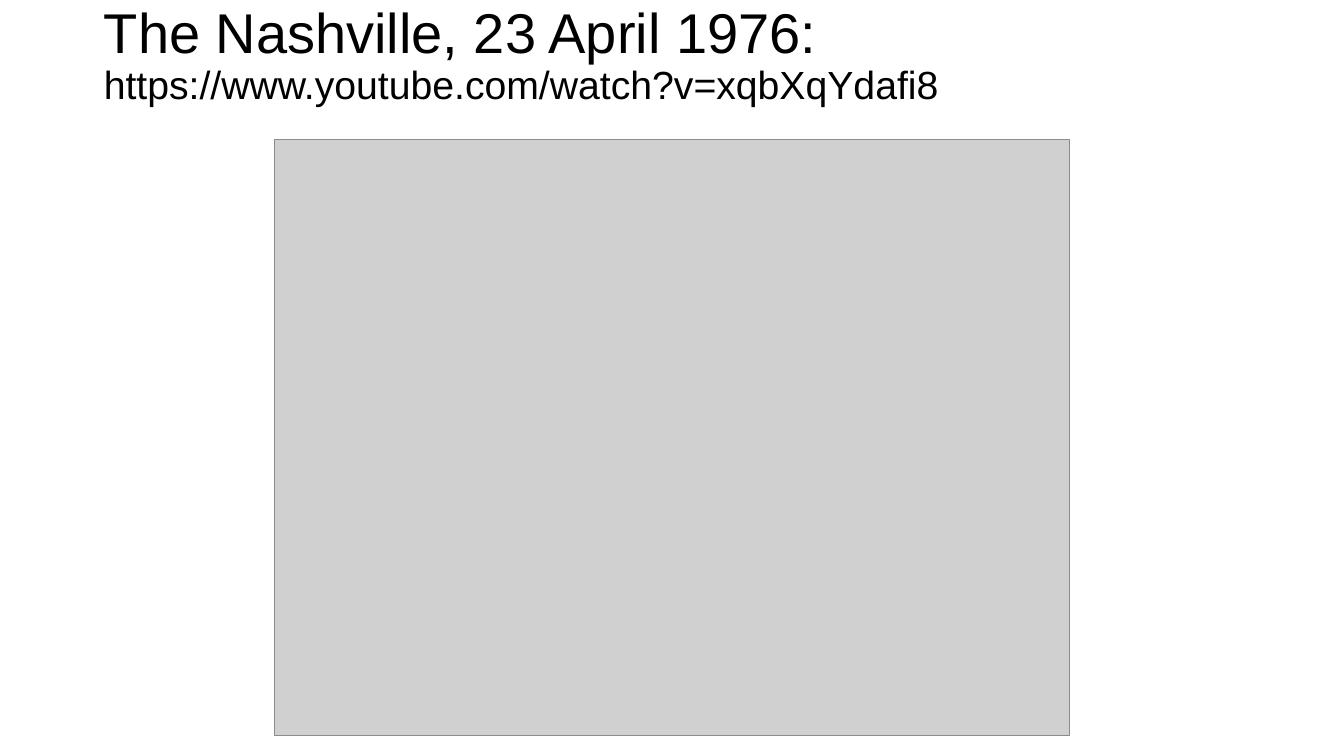
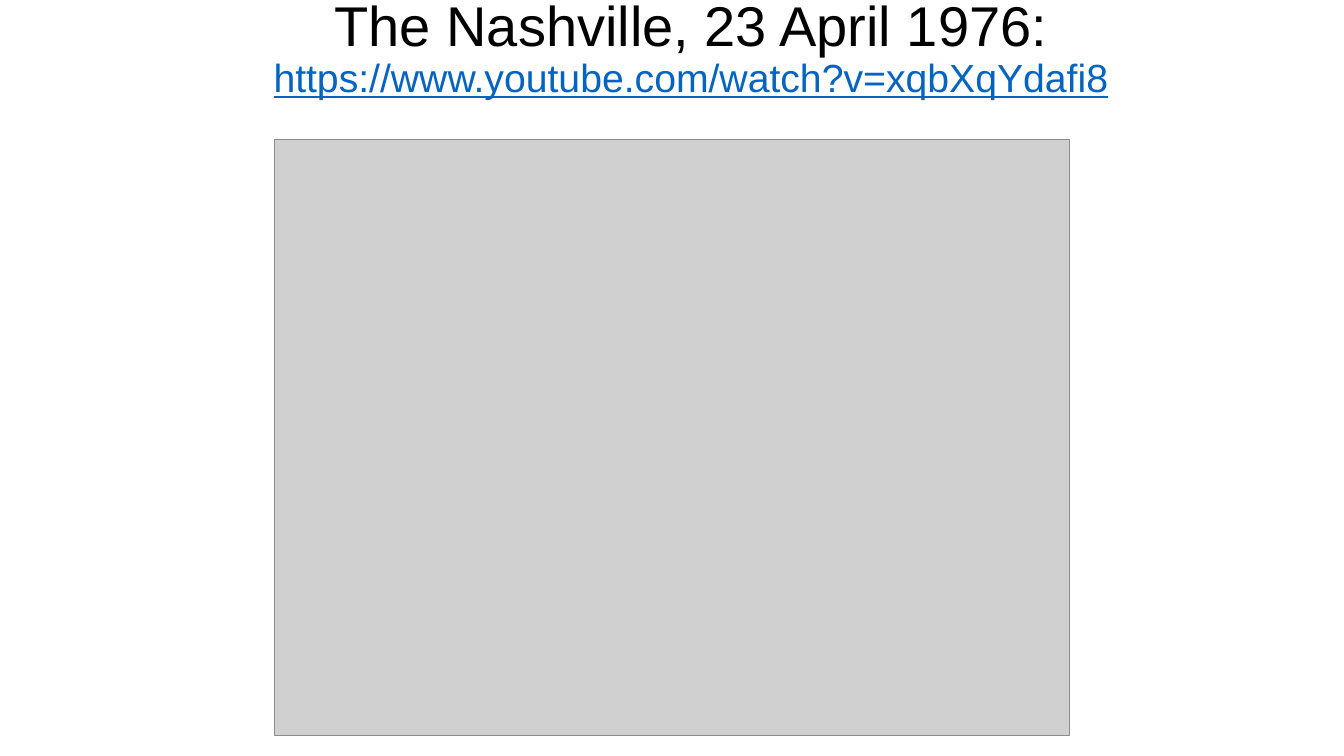
Before and after one commit to mrbaker1917/website, a slide deck: slide 14 of ASMU432/ppts/PunkRock.pptx (slide 13 before the commit). Drawn at 1344x756 pixels with LibreOffice and Linux fonts; fonts in the diff are those of the drawing; grey boxes stand for pictures; background and template pictures are left out. Boxes give left, top, right and bottom in pixels: in the first picture for what was removed or moved away, otherwise in the second. Text is boxed around its words. In the diff, an @@ line names an element or a change of style, - is before the commit and + after.

```diff
--- a/ASMU432/ppts/PunkRock.pptx
+++ b/ASMU432/ppts/PunkRock.pptx
@@ title "The Nashville, 23 April 1976: ...": place and size @@
-title "The Nashville, 23 April 1976: ..." at (104, 12, 939, 107)
+title "The Nashville, 23 April 1976: ..." at (274, 5, 1109, 100)
@@ title "The Nashville, 23 April 1976: ..." at (274, 5, 1109, 100): text colour #000000 to #0563C1, underline on in "https://www.youtube.com/watch?v=xqbXqYdafi8"; alignment left to centre @@
```
Also in this commit, not shown: 2 other slides changed, 1 slide added, 30 other files.
